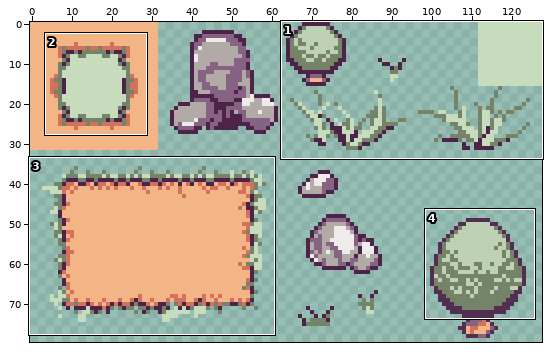
One commit to this sprite sheet: Assets/Sprites/tileset.png. The picture above shows the old version from afar; the outline marks the close-up.
Close-up. First the earlier version:
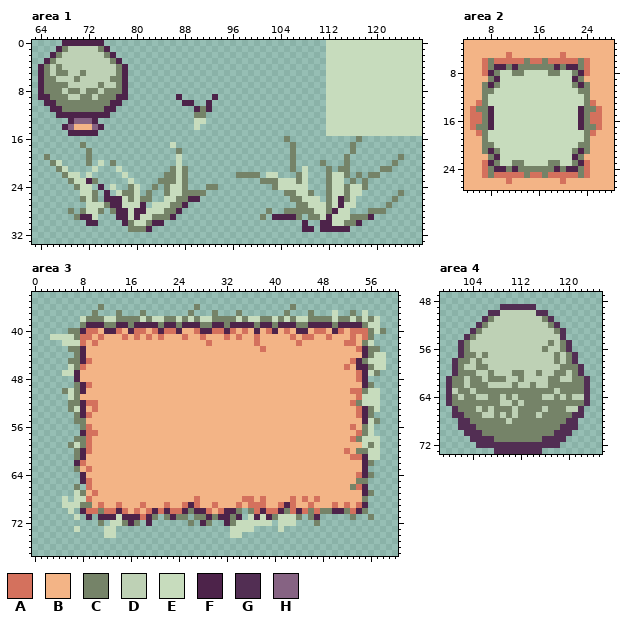
The file is 128x80 pixels. Colours within 5 levels of each other are drawn and written as one. Shown: area 1: x 63..127, y 0..33; area 2: x 4..28, y 3..27; area 3: x 0..60, y 34..77; area 4: x 99..125, y 47..73. The commit also changed other parts of the picture, which this record leaves out.
Palette (. is transparent): A #d4715d  B #f3b486  C #758368  D #bed1b5  E #c7dcbd  F #4d234a  G #512b51fa  H #866383
Once edited:
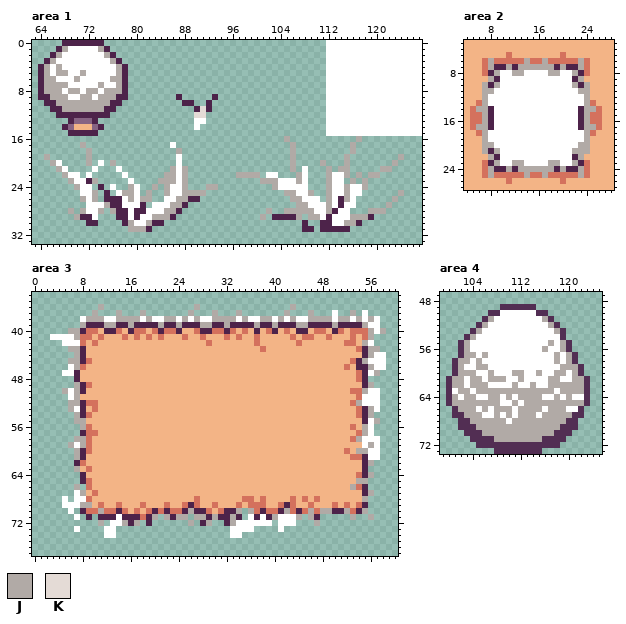
Colours new in this view: J #b1aaa6  K #e4dbd6
What changed:
colour E: #c7dcbd -> #ffffff
Changed rows in their new state; - is a pixel that keeps its letter.
Area 1:
first column x 65:
 1 ---JEEEEEJ-----------------
 2 --JEEEEEEEJ----------------
 3 -JEEEEEEEEEJ---------------
 4 JEJEEEEEEEEEJ--------------
 5 JEJJEEJEEEEEJ--------------
 6 JJEEEJEEEEEJJ--------------
 7 JJJJEEEEEJEEJ--------------
 8 JJJEJJEJJEJJJ--------------
 9 -JJJEEJJEJJJ---------------
10 --JJJJJJJJJ----------------
11 ---JJJJJJJ----------------K
12 -------------------------KK
first column x 65:
16 ----------------------------------------J-----------J-------
17 ------J----------------------------------J---------J--------
18 -------J--------------J------------------J---------J--------
19 J------J---------------------------------J--------J--------J
20 -J-----J---J-----------------------------J----J---J-------J-
21 --J------------------J-J-----------------J-----J-JJ-----JJ--
22 ---J----------------JJ-J--------JJJJ------J----J--J-J-JJ----
23 ----J---J----------JJJ-J------------JJJ---J----J---J-J------
24 -----J--------J---J-J--J---JJ---------J--------J--J--J------
25 --------J----JJ--J--J--JJJJ-------------JJ--J--J--J--------J
26 ------J-J-----J-JJ----JJ-----------------JJ----J--J-------J-
27 ----------J----------JJ-------------------JJ---J---------J--
28 ----J-J--J-J--------JJ---------------J--JJJJJ--J------JJJ---
29 -----J------------JJJ---------------J-----J-JJ-----JJJ------
30 --------------J--J--------------------------------JJ--------
31 --------------JJJ-------------------------------------------
Area 2:
first column x 6:
 6 --J-----J--J-----J--
 7 --J--J-JJJJJJ-J--J--
 8 ---J--JJ----JJ--J---
 9 --J--------------J--
10 -J-J------------J-J-
11 -JJ--------------JJ-
12 -J----------------J-
13 -J----------------J-
14 JJ----------------JJ
15 -J----------------J-
16 -J----------------J-
17 JJ----------------JJ
18 -J----------------J-
19 -J----------------J-
20 -JJ--------------JJ-
21 -J-J------------JJJ-
22 --J--------------J--
23 ---J--JJ----JJ--J---
24 --J--J-JJJJJJ-J--J--
25 --J-----J--J-----J--
Area 3:
first column x 5:
36 ------J---------------J---------------J---------------
37 -----J---J---J-------J---J---J-------J---J------J-----
38 ----JJJ--JJJJ-J--JJ-J-J--JJJJ-J--JJ-J-J--JJJJ-JJ-J-J--
39 ---J---JJ--J----J--J---JJ--J----J--J---JJ----J----J---
40 -JJ------------------------------------------------J-J
41 --J------------------------------------------------J--
42 --------------------------------------------------J---
43 -JJ------------------------------------------------JJ-
44 --J------------------------------------------------J--
45 -JJ-----------------------------------------------J---
46 --J------------------------------------------------J--
47 ----------------------------------------------------J-
49 --J------------------------------------------------J--
50 J-J-----------------------------------------------J---
51 --J---------------------------------------------------
52 -JJ----------------------------------------------J----
53 -J-------------------------------------------------J--
54 --J------------------------------------------------J--
55 --JJ------------------------------------------------J-
56 ---J----------------------------------------------J---
57 --------------------------------------------------J---
58 --JJ---------------------------------------------J----
59 -J-J-----------------------------------------------J--
60 --J----------------------------------------------JJ---
61 --J---------------------------------------------------
62 ---------------------------------------------------J--
63 --J---------------------------------------------------
64 ---------------------------------------------------J--
65 -------------------------------------------------JJ---
66 --J---------------------------------------------J-----
67 ---J-----------------------------------------------J--
68 --------------------------------------------------J---
69 ---JJ-------------------------------------------------
70 ------J--------------J-------J-J-----J---J-JJ--J--J---
71 ---------------J-J-JJ-JJ-J--J------J---J-J------J--J--
72 ------J---J-J--------J--J---J-------------J-----------
Area 4:
first column x 101:
50 --------EEEEEE--------
51 ------JEEEEEEEEJ------
52 -----JEEEEEEEEEEJ-----
53 ----JEEEEEEEEEEEEJ----
54 ---JEEEEEEEEEEEEEE----
55 --JEEEEEEEEEEEEEJEJ---
56 --JEEEEEEEEEEEEJEEJ---
57 --JJEJEEEEEEEEEEEJEJ--
58 -JJEJEEEEEEEEEEEEJEJ--
59 -JEEJJEEEEEEEEEEEEJJJ-
60 -JJJEEJEEEJJEEJEEJJEJ-
61 JJEJJEJJJEEJEEEEJJEEJJ
62 JJEJJJEEEEJEEJEEJJJJJJ
63 EJJEJJJJJJJJJJJJJEJJJJ
64 JEJJEEJJEJEJJJJEEJEJEE
65 JJJJJJJJEEJEJJJJJJJJJJ
66 -JJJEJEJJJEJJJJEJJJEE-
67 --JJJEEJEJEJJJEJJJJJ--
68 ---JJJJJJEJJJJJJJJJ---
69 ----JJJJJJJJJJJJJJ----
70 -----JJJJJJJJJJJJ-----
71 -------JJJJJJJJ-------
